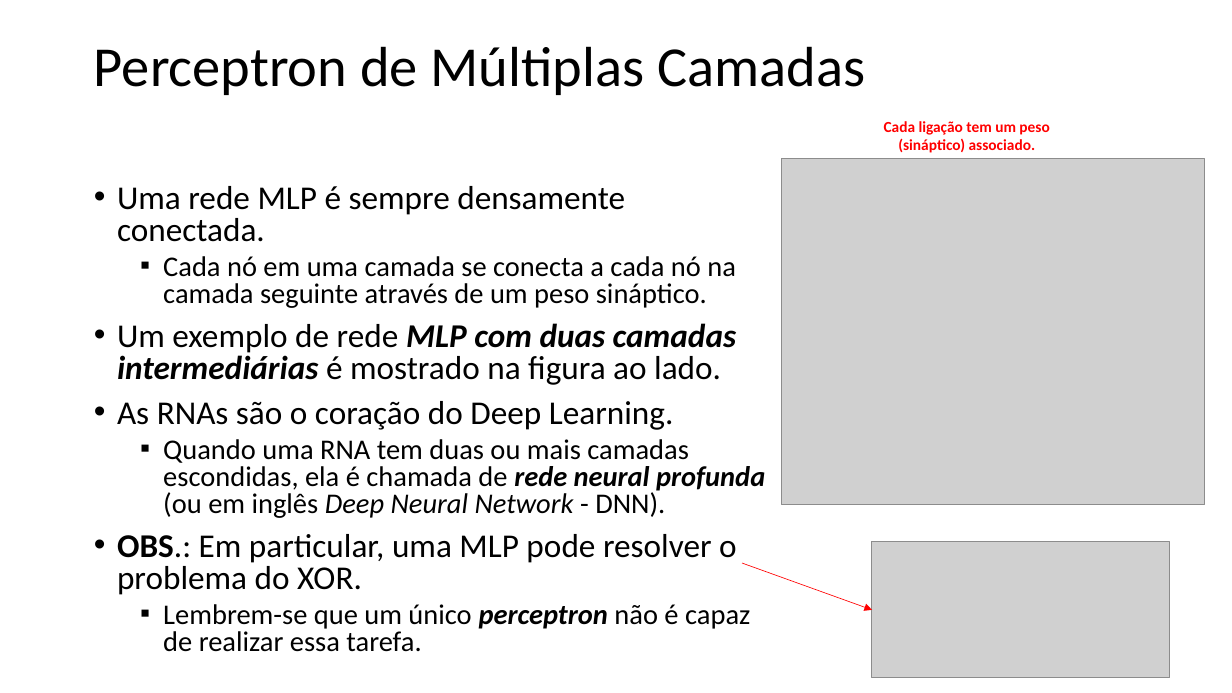
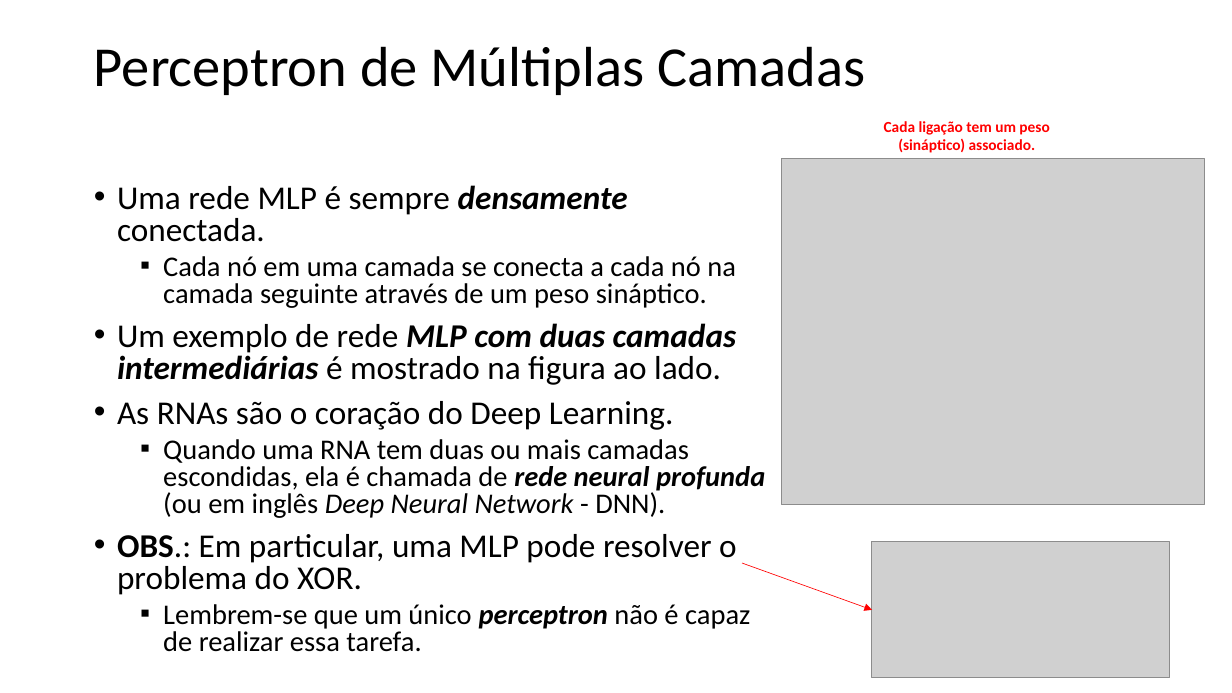
Before and after one commit to zz4fap/t320_aprendizado_de_maquina, a slide deck: slide 4 of slides/T320_Redes_Neurais_Artificiais (Parte II).pptx. Drawn at 1232x693 pixels with LibreOffice and Linux fonts; fonts in the diff are those of the drawing; grey boxes stand for pictures. Boxes give left, top, right and bottom in pixels: in the first picture for what was removed or moved away, otherwise in the second. Text is boxed around its words. In the diff, an @@ line names an element or a change of style, - is before the commit and + after.

```diff
--- a/slides/T320_Redes_Neurais_Artificiais (Parte II).pptx
+++ b/slides/T320_Redes_Neurais_Artificiais (Parte II).pptx
@@ text at [117, 185, 628, 242]: bold on, italic on in "densamente" @@
```
Also in this commit, not shown: 1 other slide changed, 2 other files.
